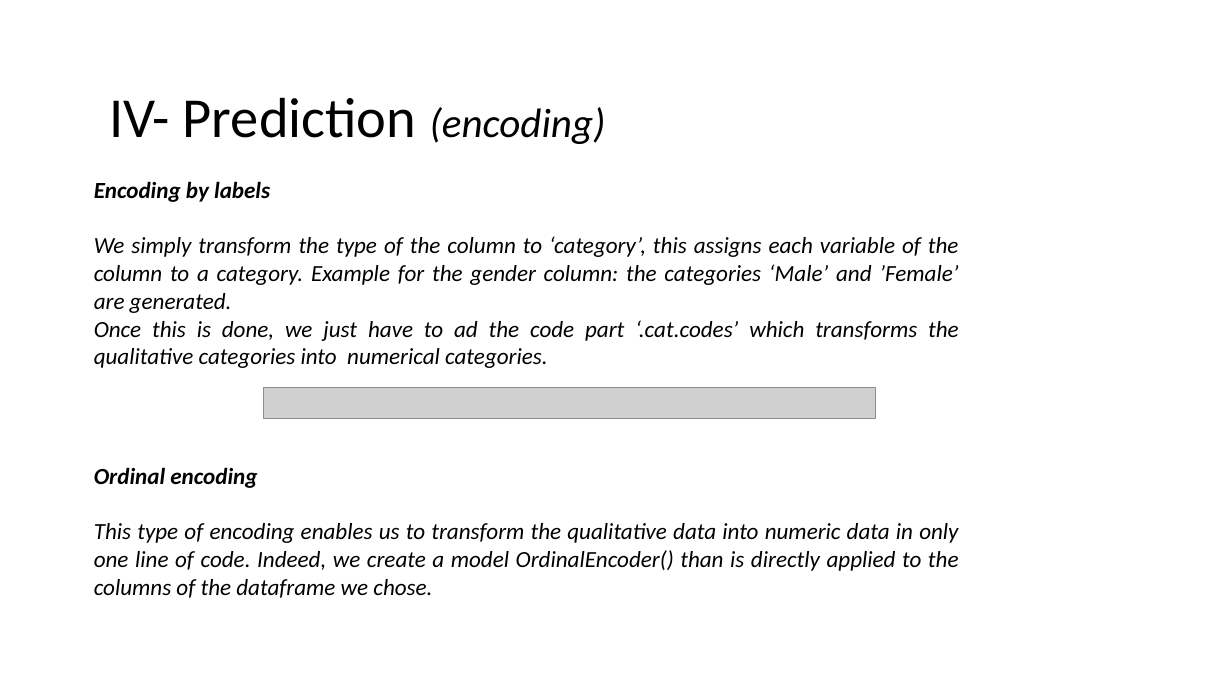
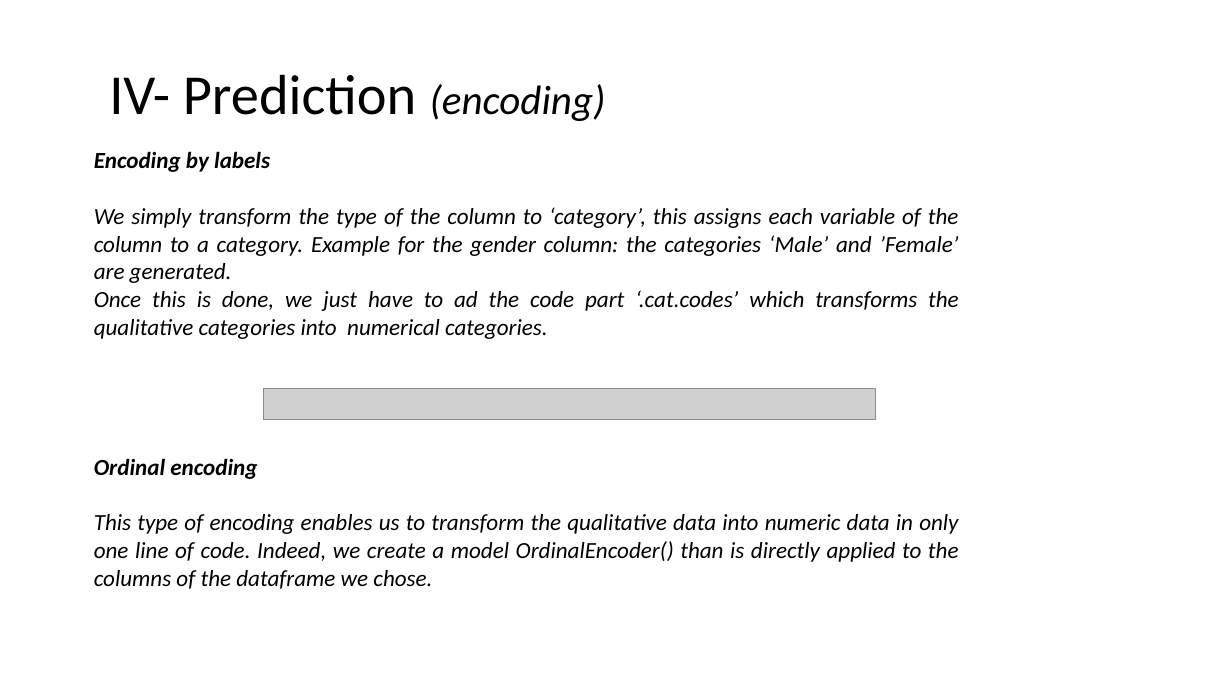
Before and after one commit to Leodespt/Projet_Python, a slide deck: slide 14 of Presentation_Python.pptx. Drawn at 1232x693 pixels with LibreOffice and Linux fonts; fonts in the diff are those of the drawing; grey boxes stand for pictures. Boxes give left, top, right and bottom in pixels: in the first picture for what was removed or moved away, otherwise in the second. Text is boxed around its words. In the diff, an @@ line names an element or a change of style, - is before the commit and + after.

```diff
--- a/Presentation_Python.pptx
+++ b/Presentation_Python.pptx
@@ text "IV- Prediction (encoding)": place and size @@
-text "IV- Prediction (encoding)" at [109, 97, 606, 144]
+text "IV- Prediction (encoding)" at [109, 74, 606, 121]
@@ text "Encoding by labels": place and size @@
-text "Encoding by labels" at [94, 181, 959, 368]
+text "Encoding by labels" at [94, 151, 959, 339]
@@ text "Ordinal encoding": place and size @@
-text "Ordinal encoding" at [94, 467, 959, 598]
+text "Ordinal encoding" at [94, 458, 959, 589]
```
Also in this commit, not shown: 1 other slide changed, 1 slide added, 1 other file.
